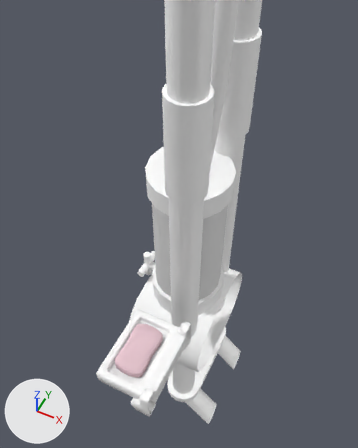
The Blender file Assets/Models/house[IMPORTER]/shower.blend: old version first, new version second.
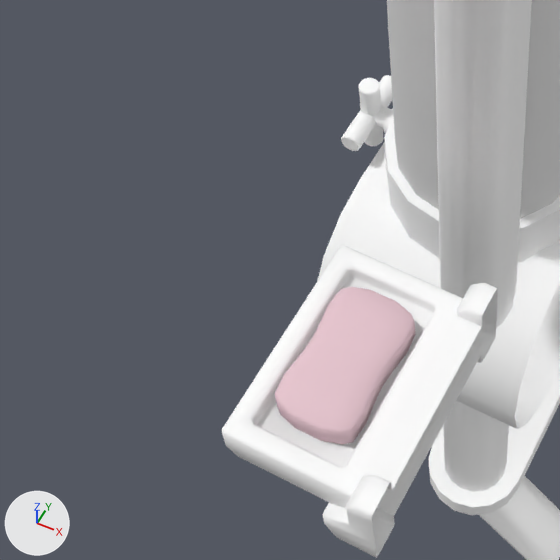
Each version appears first from a camera (50 mm lens) standing at (0.089, -0.669, 2.012) and looking at (-0.203, -0.085, 1.282), and next in a close-up on the part from 6% to 59% of the width and 50% to 93% of the height. Arrows for +X, +Y and +Z are at lower left; the lights stay in place.

The older version as bpy lines, for what is in view:
```python
me_shower = bpy.data.meshes.new('shower')
me_shower.from_pydata(...)  # 855 vertices, 832 faces; spans x -0.56..-0.08, y -0.15..0.15, z 0.45..2.26
me_shower.polygons.foreach_set('use_smooth', [True] * 832)
# faces by material slot: [816, 16]
me_shower.materials.append(mat_shower_01_material)  # white #ffffff
me_shower.materials.append(mat_glass_01_material)  # white #e5e5e5
me_soap = bpy.data.meshes.new('soap')
me_soap.from_pydata(...)  # 132 vertices, 130 faces; spans x -0.0307..0.0307, y -0.0525..0.0525, z -0.012..0.012
me_soap.polygons.foreach_set('use_smooth', [True] * 130)
me_soap.materials.append(mat_soap_material)  # white #e7c7d0
me_soap_holder = bpy.data.meshes.new('soap_holder')
me_soap_holder.from_pydata(...)  # 138 vertices, 127 faces; spans x -0.24..-0.12, y -0.375..-0.195, z 1.064..1.134
me_soap_holder.polygons.foreach_set('use_smooth', [True] * 127)
me_soap_holder.materials.append(mat_shower_01_material)  # white #ffffff
ob_shower = bpy.data.objects.new('shower', me_shower)
ob_shower.location = (0.0, 0.0, 0.0)
_m = ob_shower.modifiers.new('EdgeSplit', 'EDGE_SPLIT')
ob_soap = bpy.data.objects.new('soap', me_soap)
ob_soap.location = (-0.19, -0.2853, 1.1173)
ob_soap_holder = bpy.data.objects.new('soap_holder', me_soap_holder)
ob_soap_holder.location = (0.0, 0.0, 0.0)
_m = ob_soap_holder.modifiers.new('EdgeSplit', 'EDGE_SPLIT')
_m.split_angle = 3.142
# also in view: 'shower_handle' at (-0.332, 0.0, 0.975)
```
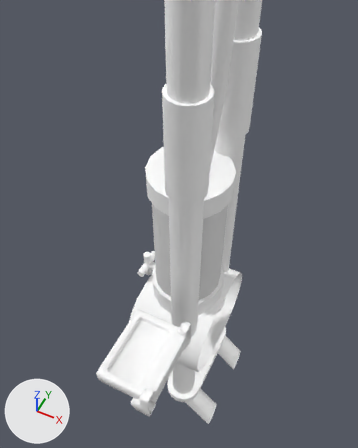
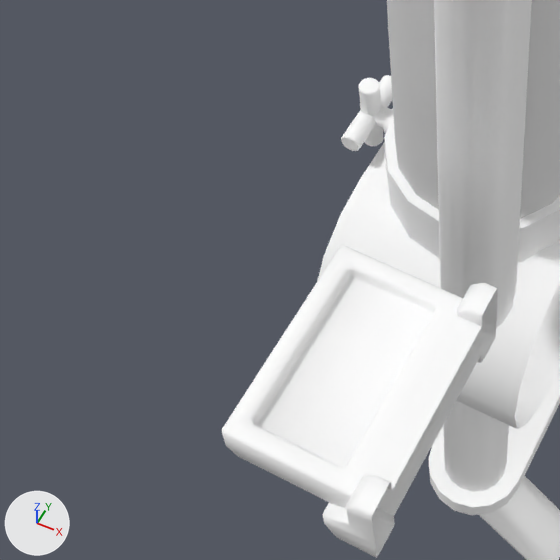
What the commit changed:
Object 'soap' (ob_soap) is deleted.

Changed parts and their boxes (x1, y1, x2, y2) in the close-ups (560 x 560 px):
'soap', deleted
    before: (274, 287, 415, 445)
